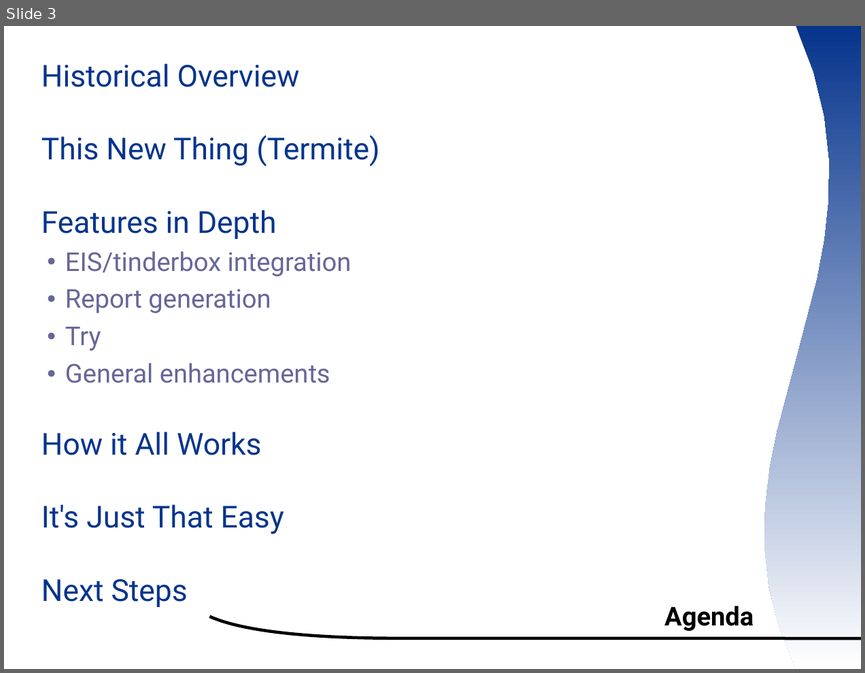
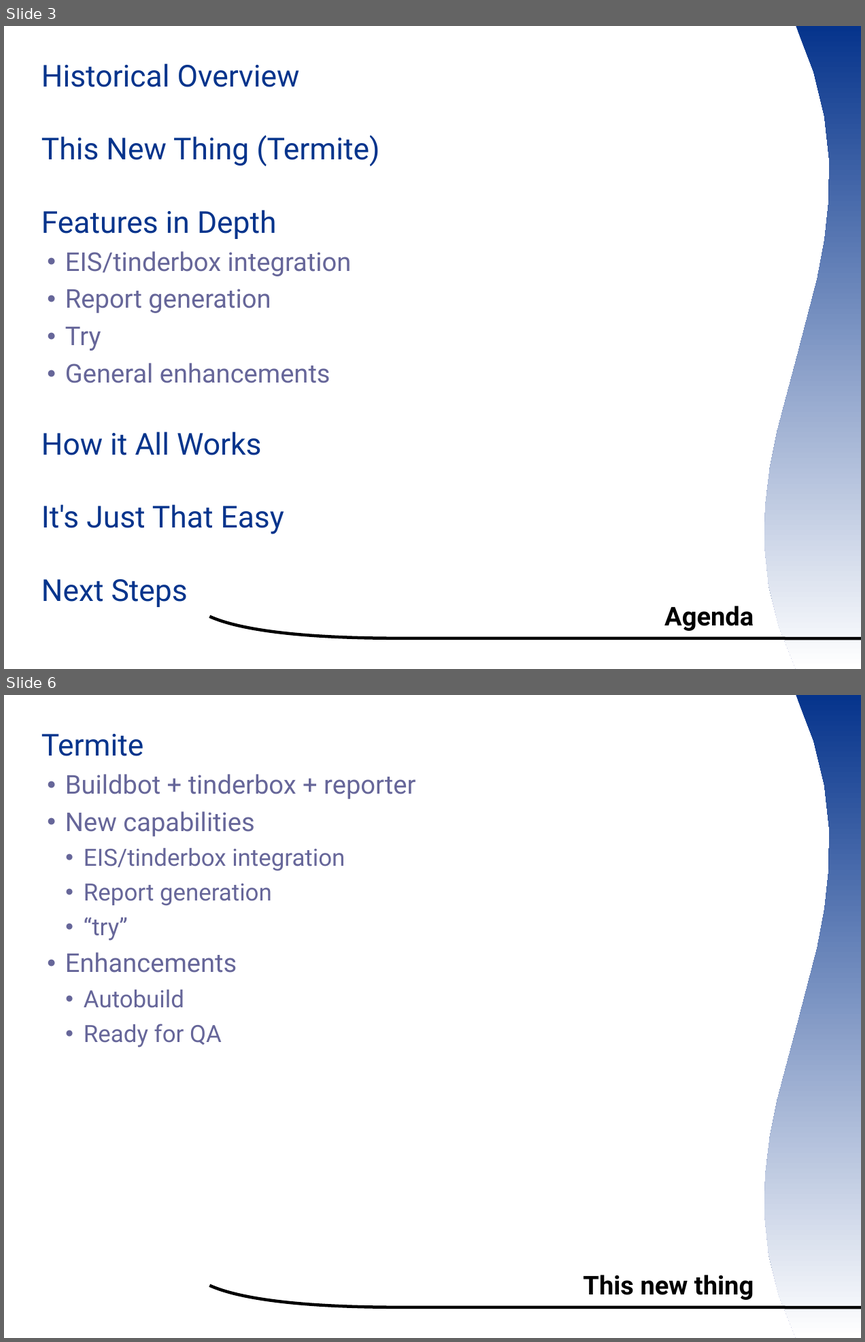
Before and after one commit to smsm1/ootermite, a slide deck: wiki/ooocon2007presentation.odp. Shown one above the other, each under a label of ours: slide 3 before the commit, slides 3 and 6 after it; the slides between them are not shown. The pictures are 865x673 and 865x1342 pixels, drawn with LibreOffice and Linux fonts; fonts in the diff are those of the drawing; background and template pictures are left out. Boxes give left, top, right and bottom in pixels: in the first picture for what was removed or moved away, otherwise in the second. Text is boxed around its words. In the diff, an @@ line names an element or a change of style, - is before the commit and + after.

```diff
--- a/wiki/ooocon2007presentation.odp
+++ b/wiki/ooocon2007presentation.odp
@@ slide 6 added at box(4, 695, 861, 1338), background #FFFFFF; not listed: 2 template elements that a slide beside it also shows @@
@@ text added at box(41, 734, 415, 1047), 22 pt, text #666699 @@
+  Termite
+  ● Buildbot + tinderbox + reporter
+  ● New capabilities
+    ● EIS/tinderbox integration
+    ● Report generation
+    ● “try”
+  ● Enhancements
+    ● Autobuild
+    ● Ready for QA
@@ title added at box(583, 1274, 753, 1300), 24 pt, text #000000, bold @@
+This new thing
```
Also in this commit, not shown: 2 slides changed, 9 other slides added.
